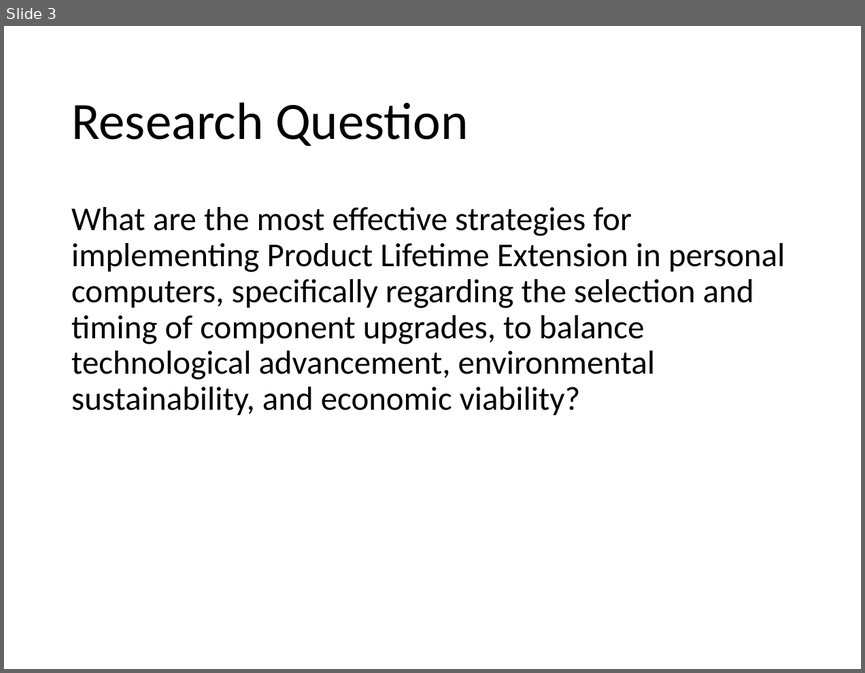
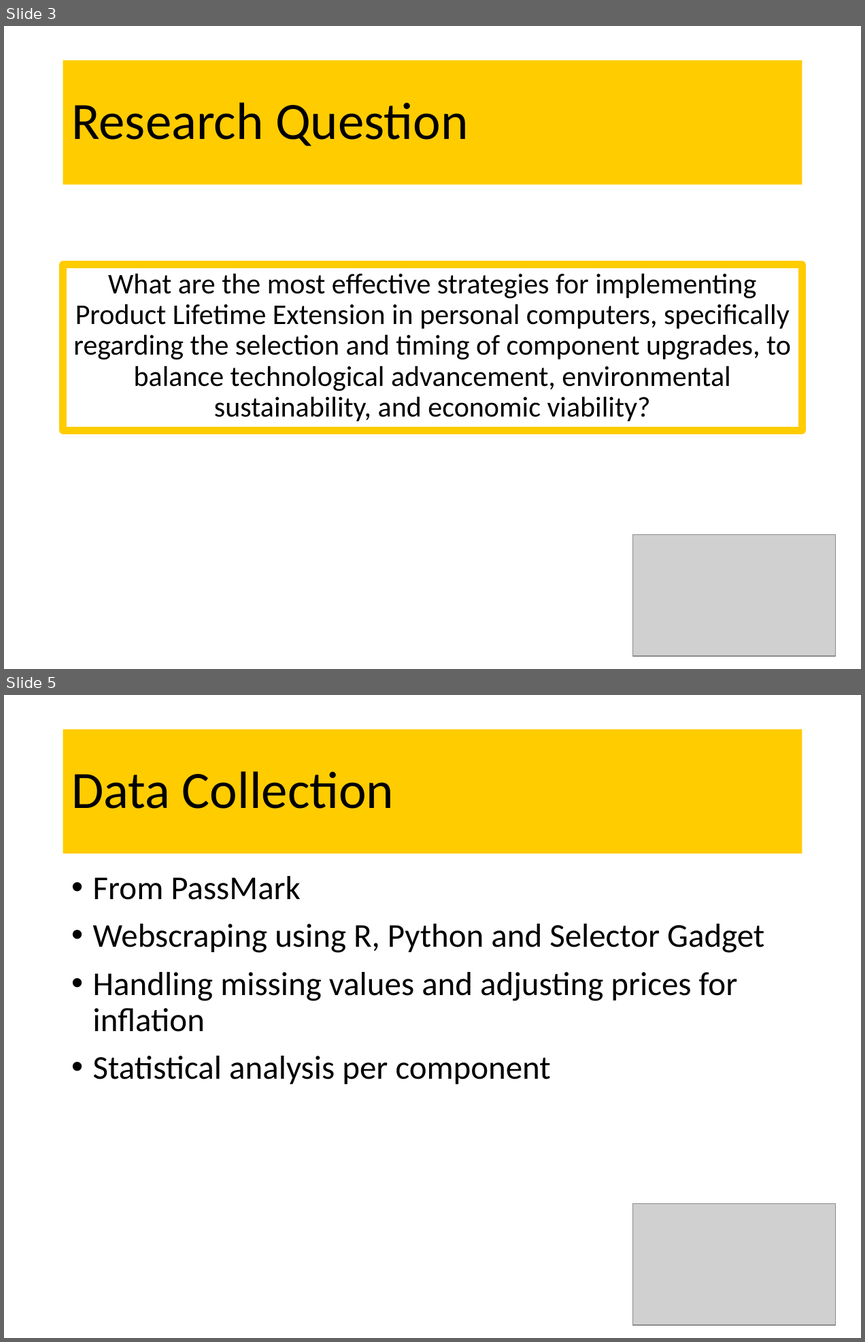
Before and after one commit to Scottielee33/thesis_2024_PC_LTE, a slide deck: final_presentation.pptx. Shown one above the other, each under a label of ours: slide 3 before the commit, slides 3 and 5 after it; the slides between them are not shown. The pictures are 865x673 and 865x1342 pixels, drawn with LibreOffice and Linux fonts; fonts in the diff are those of the drawing; grey boxes stand for pictures. Boxes give left, top, right and bottom in pixels: in the first picture for what was removed or moved away, otherwise in the second. Text is boxed around its words. In the diff, an @@ line names an element or a change of style, - is before the commit and + after.

```diff
--- a/final_presentation.pptx
+++ b/final_presentation.pptx
@@ slide 5 added at [4, 695, 861, 1338], background #FFFFFF @@
@@ title added at [63, 729, 802, 853], fill #FFCC00, 44 pt, text #000000 @@
+Data Collection
@@ text added at [93, 876, 764, 1084], 28 pt, text #000000 @@
+• From PassMark
+• Webscraping using R, Python and Selector Gadget
+• Handling missing values and adjusting prices for inflation
+• Statistical analysis per component
@@ picture added at [633, 1203, 835, 1325] @@
@@ slide 3 changed as well @@
@@ title "Research Question": place and size @@
-title "Research Question" at [71, 102, 468, 146]
+title "Research Question" at [63, 60, 802, 184]
@@ title "Research Question" at [63, 60, 802, 184]: fill none to #FFCC00 @@
@@ text "What are the most effective ...": place and size @@
-text "What are the most effective ..." at [71, 207, 785, 415]
+text "What are the most effective ..." at [63, 264, 802, 431]
@@ text "What are the most effective ..." at [63, 264, 802, 431]: size 28 to 24 pt; alignment left to centre; outline none to #FFCC00 6 pt @@
@@ picture added at [633, 534, 835, 656] @@
```
Also in this commit, not shown: 7 other slides changed, 9 other slides added, 3 slides removed.
